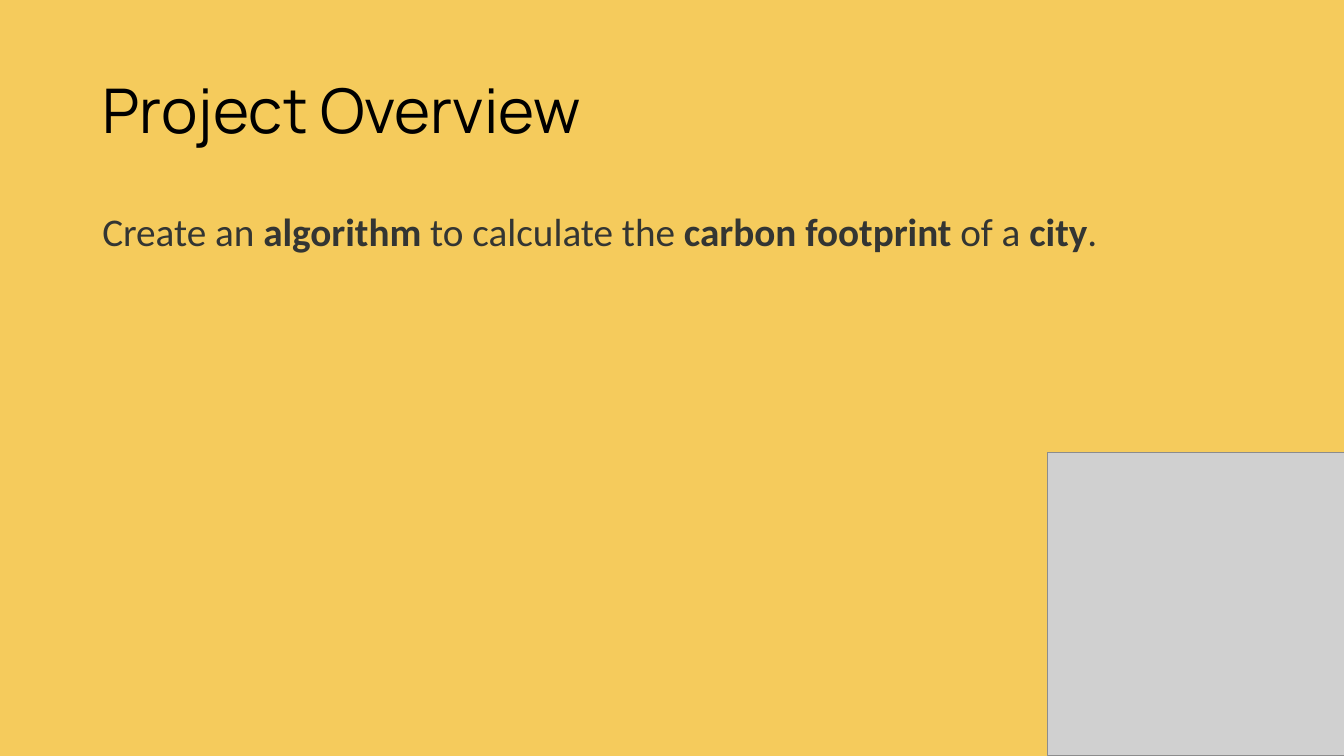
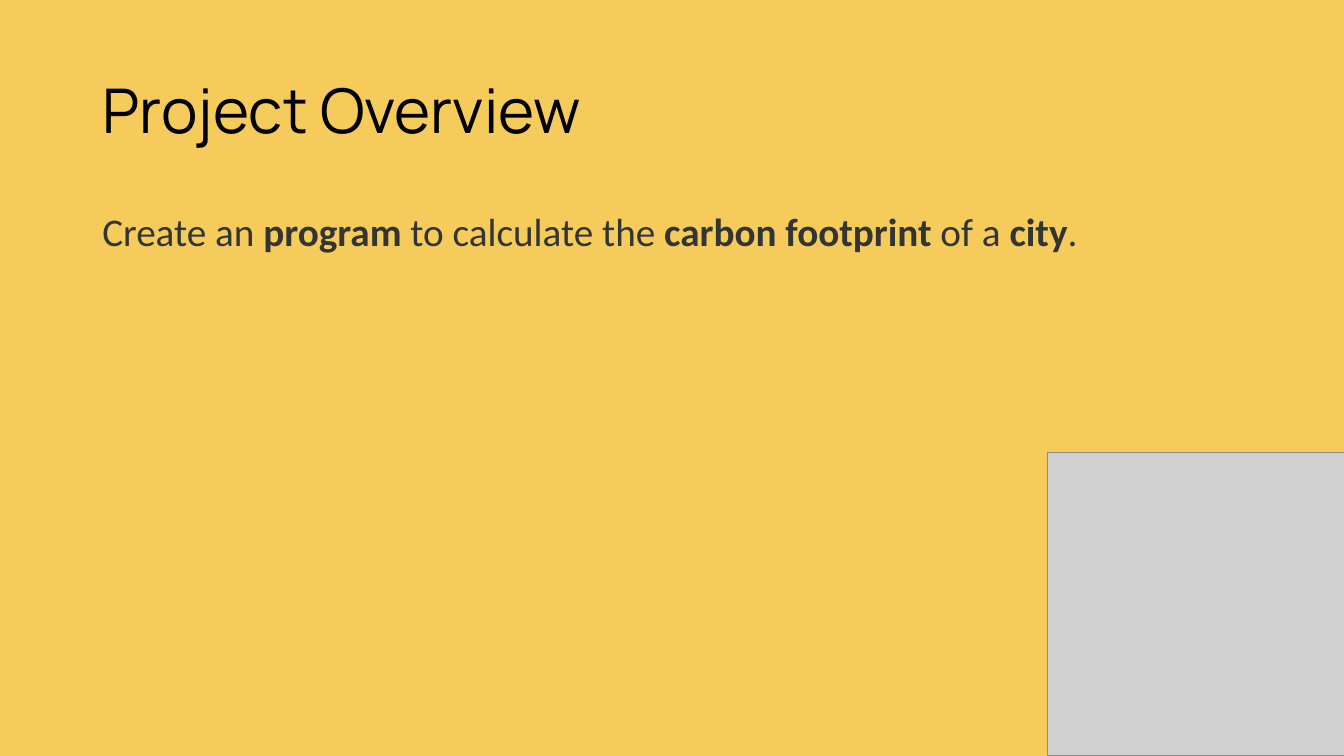
Before and after one commit to wuihee/Measuring_Carbon_Footprints, a slide deck: slide 2 of Presentation/Project_Walkthrough.pptx. Drawn at 1344x756 pixels with LibreOffice and Linux fonts; fonts in the diff are those of the drawing; grey boxes stand for pictures. Boxes give left, top, right and bottom in pixels: in the first picture for what was removed or moved away, otherwise in the second. Text is boxed around its words. In the diff, an @@ line names an element or a change of style, - is before the commit and + after.

Commit message:
updated powerpoint

```diff
--- a/Presentation/Project_Walkthrough.pptx
+++ b/Presentation/Project_Walkthrough.pptx
@@ text at (x1=102, y1=218, x2=1078, y2=253): text changed; bold off @@
-Create an algorithm to calculate the carbon footprint of a city.
+Create an program to calculate the carbon footprint of a city.
```
Also in this commit, not shown: 1 slide added.
